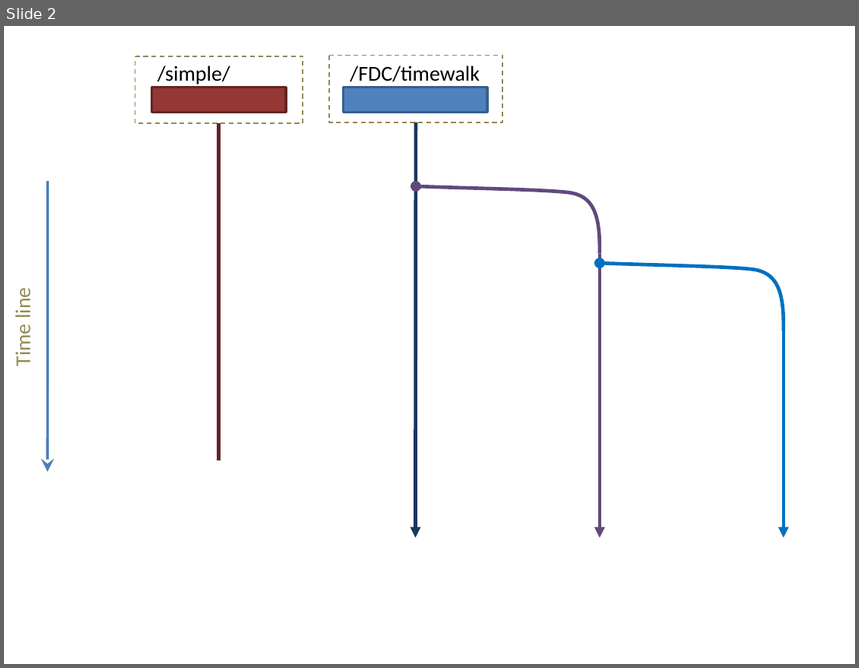
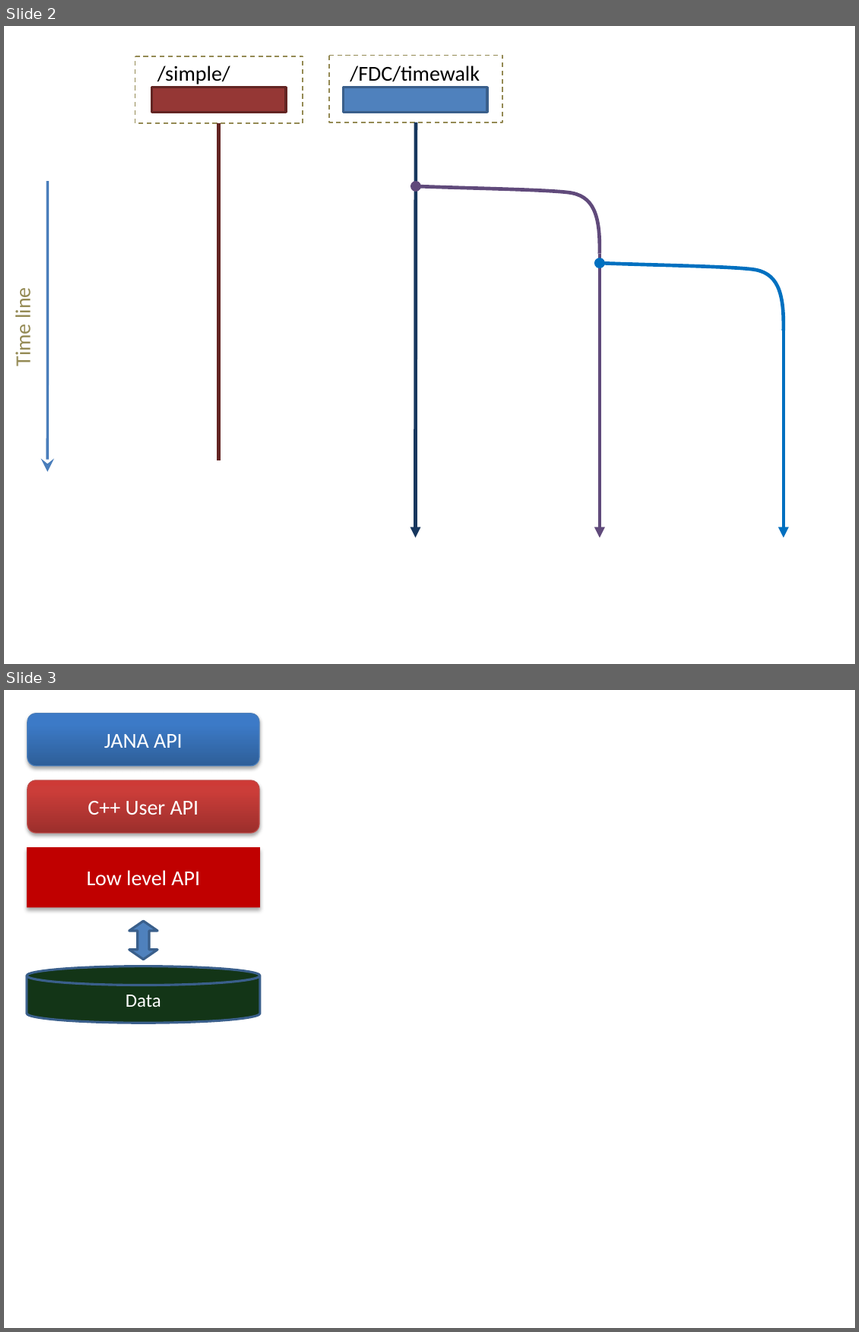
Before and after one commit to JeffersonLab/ccdb, a slide deck: doc/latex/pics/diagrams.pptx. Shown one above the other, each under a label of ours: slide 2 before the commit, slides 2 and 3 after it. The pictures are 859x668 and 859x1332 pixels, drawn with LibreOffice and Linux fonts; fonts in the diff are those of the drawing. Boxes give left, top, right and bottom in pixels: in the first picture for what was removed or moved away, otherwise in the second. Text is boxed around its words. In the diff, an @@ line names an element or a change of style, - is before the commit and + after.

```diff
--- a/doc/latex/pics/diagrams.pptx
+++ b/doc/latex/pics/diagrams.pptx
@@ slide 3 added at [4,690,855,1328], background #FFFFFF @@
@@ rounded rectangle added at [28,713,260,766], fill gradient #2F5F99 to #3D7CC7 to #3A7CCB, outline #4B7EBC 0.75 pt, 18 pt, text #FFFFFF @@
+JANA API
@@ rounded rectangle added at [28,780,260,833], fill gradient #9C2F2D to #CB3E3A to #CE3B37, outline #BF4C48 0.75 pt, 18 pt, text #FFFFFF @@
+C++ User API
@@ rectangle added at [27,847,260,908], fill #C00000, 18 pt, text #FFFFFF @@
+Low level API
@@ up down arrow added at [129,922,158,960], fill #4F81BD, outline #3A5F8C 2 pt @@
@@ cylinder added at [27,967,260,1024], fill #133517, outline #3A5F8C 2 pt, 16 pt, text #FFFFFF @@
+Data
```
Also in this commit, not shown: 2 other files.
